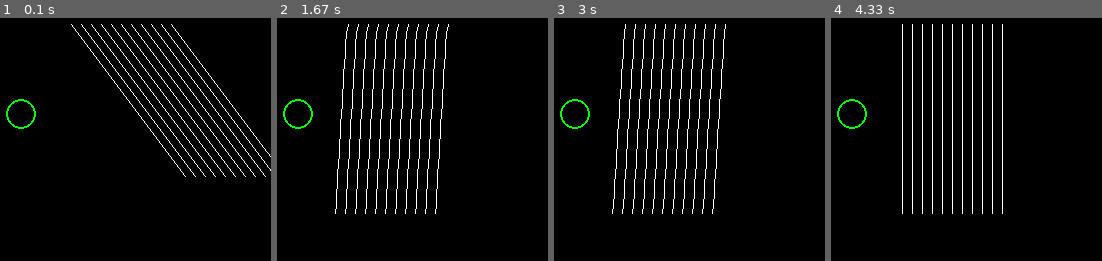
Above: before the commit, frames 1-4 (left to right).
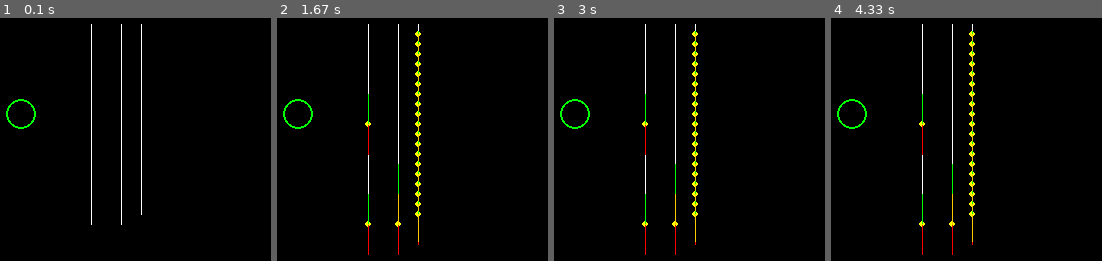
Above: after the commit, the same moments.

Repository: panmpan17/PygameGraphicPlayground
Game: pygame game, started from script/vine.py
Two runs of this game, one before a commit and one after it. Both use one fixed random seed, a clock stepped at 60 frames per second and the inputs below.
Inputs (mouse positions are in pixels of both pictures, inside the frame that each line leads up to):
- Up to frame 1 (0.1 s): no input
- Up to frame 2 (1.67 s): tap Enter at 0.33 s; move the mouse to (304, 120) at 0.7 s; click (325, 105) at 1.22 s
- Up to frame 3 (3 s): no input
- Up to frame 4 (4.33 s): no input

The runs differ from the first frame. In frame 1, 3.3% of the frame differs, in the area x 26-100%, y 2-86%; in frame 2, 4.7%, in the area x 21-64%, y 2-98%; in frame 3, 4.6%; in frame 4, 3.6%.

Commit message:
Move folder

Diff:
--- a/vine.py
+++ b/script/vine.py
@@ -27,7 +27,8 @@
 
 
 class Vine(Entity):
-    def __init__(self, start_position, node_delta=(0, 25), length=10, gravity=(0, 10)):
+    def __init__(self, start_position, node_delta=(0, 25), length=10, gravity=(0, 10),
+                 parent_node_delta=False):
         self.points: List[VineNode] = []
 
         self.points.append(VineNode(start_position))
@@ -41,6 +42,7 @@
         self.gizmos: List[Gizmos] = []
         self.gravity = gravity
         self.records = []
+        self.parent_node_delta = parent_node_delta
 
     def apply_force(self, force_center, force_radius, force_strength):
         for i, point in enumerate(self.points):
@@ -48,10 +50,8 @@
             if sqr_magnitude <= force_radius * force_radius:
                 point.velocity = Math.tuple_plus(point.velocity, force_strength)
 
-                # for e in range(i + 1, len(self.points)):
-                #     self.points[e].position = Math.tuple_plus(self.points[e].position, delta)
-
     def update(self, delta_time: float):
+        delta_time *= 2
         pull_from = self.points[0].position
         pull_direction = (0, 1)
 
@@ -62,17 +62,17 @@
                 continue
 
             pull_to = (pull_direction[0] * point.magnitude + pull_from[0], pull_direction[1] * point.magnitude + pull_from[1])
-            # self.gizmos.append(Gizmos(Gizmos.Dot, Color.YELLOW, pull_to))
+            self.gizmos.append(Gizmos(Gizmos.Dot, Color.YELLOW, pull_to))
 
             acceleration = self.gravity
-            # self.gizmos.append(Gizmos(Gizmos.Line, Color.RED, (point.position, Math.tuple_plus(point.position, self.gravity))))
+            self.gizmos.append(Gizmos(Gizmos.Line, Color.RED, (point.position, Math.tuple_plus(point.position, self.gravity))))
 
             lift_delta = Math.tuple_multiple(Math.tuple_minus(pull_from, point.position), 0.3)
             acceleration = Math.tuple_plus(acceleration, lift_delta)
-            # self.gizmos.append(Gizmos(Gizmos.Line, Color.GREEN, (point.position, Math.tuple_plus(point.position, lift_delta))))
+            self.gizmos.append(Gizmos(Gizmos.Line, Color.GREEN, (point.position, Math.tuple_plus(point.position, lift_delta))))
 
             acceleration = Math.tuple_plus(acceleration, Math.tuple_minus(pull_to, point.position))
-            # self.gizmos.append(Gizmos(Gizmos.Line, Color.BLUE, (point.position, pull_to)))
+            self.gizmos.append(Gizmos(Gizmos.Line, Color.BLUE, (point.position, pull_to)))
 
             point.velocity = Math.tuple_plus(point.velocity, Math.tuple_multiple(acceleration, delta_time))
 
@@ -86,26 +86,27 @@
                     Math.tuple_minus(suppose_point, pull_from),
                     point.magnitude))
 
-            # self.gizmos.append(Gizmos(Gizmos.Line, Color.YELLOW, (new_position, Math.tuple_plus(new_position, point.velocity))))
+            self.gizmos.append(Gizmos(Gizmos.Line, Color.YELLOW, (new_position, Math.tuple_plus(new_position, point.velocity))))
 
             # Calculate magnitude constrain translate in to velocity and acceleration
             length_fix_delta = Math.tuple_minus(new_position, suppose_point)
 
             # if length_fix_delta > 0.1:
             # Math.tuple_multiple(length_fix_delta, 10)
-            # self.gizmos.append(Gizmos(Gizmos.Line, Color.PINK, (point.position, new_position)))
+            self.gizmos.append(Gizmos(Gizmos.Line, Color.PINK, (point.position, new_position)))
 
             point.velocity = Math.tuple_plus(point.velocity, Math.tuple_multiple(length_fix_delta, 1))
             # point.velocity = Math.tuple_plus(point.velocity, Math.tuple_multiple(Math.tuple_minus(new_position, point.position), 1))
 
-            # self.gizmos.append(Gizmos(Gizmos.Line, Color.ORANGE, (point.position, Math.tuple_plus(point.position, acceleration))))
+            self.gizmos.append(Gizmos(Gizmos.Line, Color.ORANGE, (point.position, Math.tuple_plus(point.position, acceleration))))
             # point.velocity = Math.tuple_plus(point.velocity, length_fix_delta)
 
             delta = Math.tuple_minus(new_position, point.position)
             point.position = new_position
 
-            for e in range(i + 1, len(self.points)):
-                self.points[e].position = Math.tuple_plus(self.points[e].position, delta)
+            if self.parent_node_delta:
+                for e in range(i + 1, len(self.points)):
+                    self.points[e].position = Math.tuple_plus(self.points[e].position, delta)
             # self.records.append((*point.position, *point.velocity, Math.magnitude(point.velocity)))
 
             pull_direction = Math.normalize(Math.tuple_minus(point.position, pull_from))
@@ -160,13 +161,28 @@
 
     collider = FakeCollider((50, 100), color=Color.GREEN, radius=15, width=2, click_color=Color.RED, range=15)
 
-    for x in range(100, 210, 10):
-        vine = Vine((x, 10), node_delta=(6, 8), length=20, gravity=(0, 30))
-        window.children.append(vine)
-        collider.vines.append(vine)
+
+    vine = Vine((150, 10), node_delta=(0, 200), length=2, gravity=(0, 30))
+    window.children.append(vine)
+    collider.vines.append(vine)
+
+
+    vine = Vine((120, 10), node_delta=(0, 100), length=3, gravity=(0, 30))
+    window.children.append(vine)
+    collider.vines.append(vine)
+
+
+    vine = Vine((170, 10), node_delta=(0, 10), length=20, gravity=(0, 30))
+    window.children.append(vine)
+    collider.vines.append(vine)
+
+    # for x in range(100, 210, 10):
+    #     vine = Vine((x, 10), node_delta=(0, 10), length=20, gravity=(0, 30))
+    #     window.children.append(vine)
+    #     collider.vines.append(vine)
 
     window.children.append(collider)
 
     window.run()
 
-    vine.save_records()
+    # vine.save_records()
Renamed: bezier_curve.py -> script/bezier_curve.py
Renamed: foundation.py -> script/foundation.py
